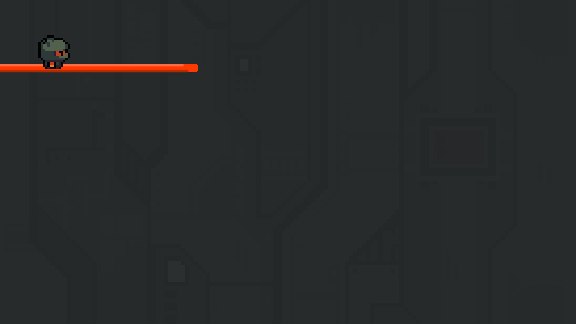
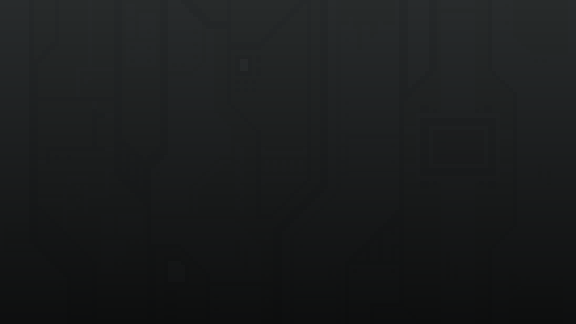
Two versions of the same layered image (576 × 324). Layer-by-layer changes:
hid "Layer 6(pasted)" over (38, 35, 102, 99)
hid "branches" over (0, 30, 576, 324)
added layer "Layer 7" above "Layer 3(pasted)" over (0, 30, 576, 324)
